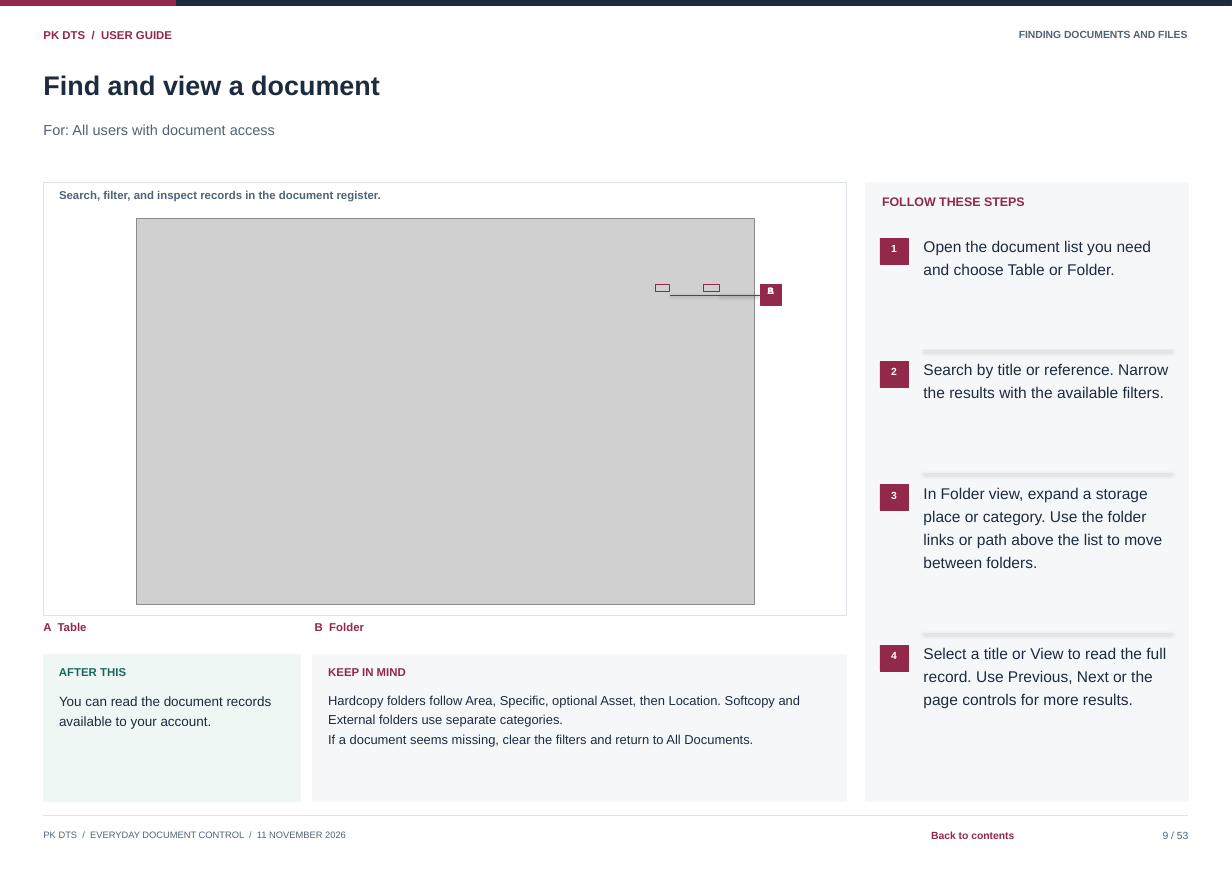
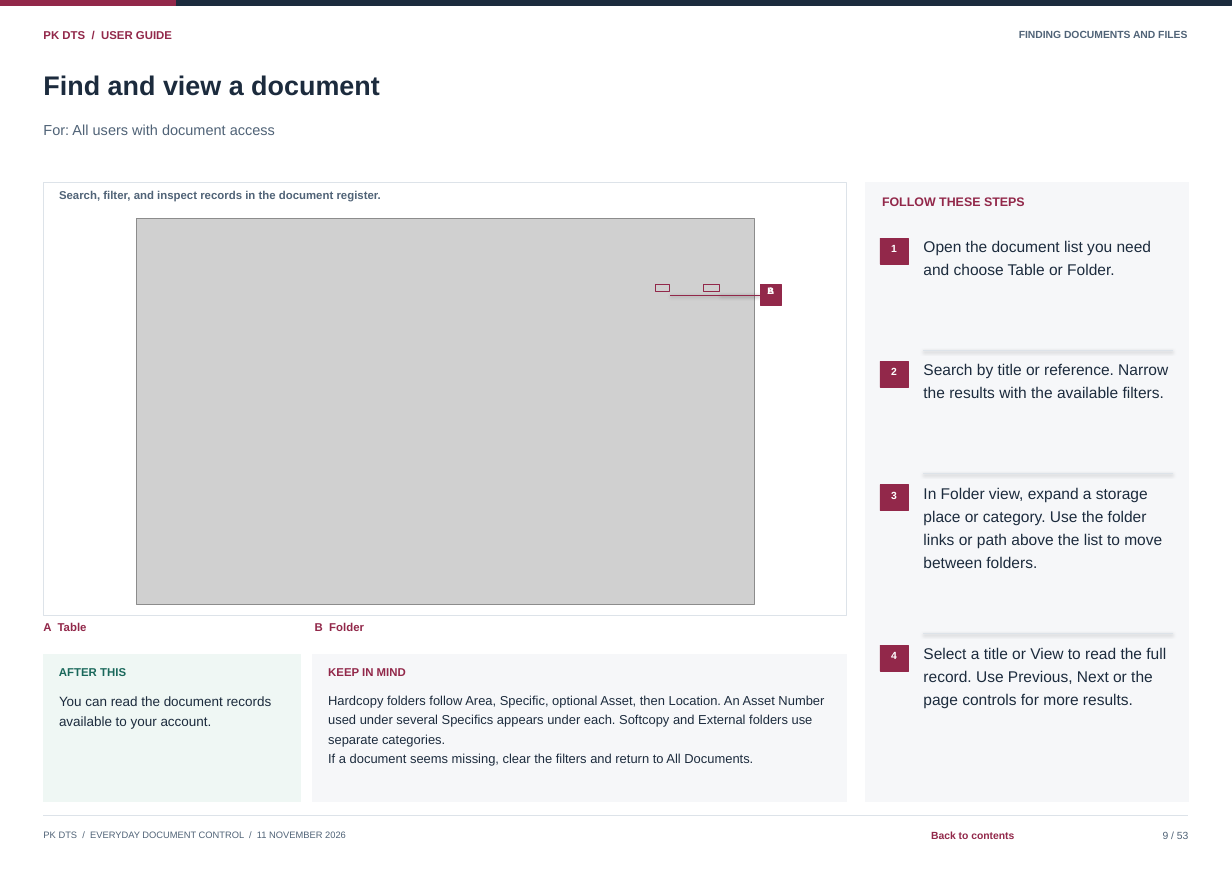
Before and after one commit to curib123/pk_document_tracking_system, a slide deck: slide 9 of docs/system-documentation/PK_DTS_User_Guide.pptx. Drawn at 1232x872 pixels with LibreOffice and Linux fonts; fonts in the diff are those of the drawing; grey boxes stand for pictures. Boxes give left, top, right and bottom in pixels: in the first picture for what was removed or moved away, otherwise in the second. Text is boxed around its words. In the diff, an @@ line names an element or a change of style, - is before the commit and + after.

Commit message:
add pan and zooms in out in fullscreen softcopy and update documents

```diff
--- a/docs/system-documentation/PK_DTS_User_Guide.pptx
+++ b/docs/system-documentation/PK_DTS_User_Guide.pptx
@@ text at (328,695,824,708): text changed @@
-Hardcopy folders follow Area, Specific, optional Asset, then Location. Softcopy and
+Hardcopy folders follow Area, Specific, optional Asset, then Location. An Asset Number
@@ text at (328,714,813,727): text changed @@
-External folders use separate categories.
+used under several Specifics appears under each. Softcopy and External folders use
@@ text added at (328,734,445,746), 12.5 pt, text #1C2B3D @@
+separate categories.
@@ text "If a document seems missing, ...": place and size @@
-text "If a document seems missing, ..." at (328,734,753,746)
+text "If a document seems missing, ..." at (328,753,753,765)
```
Also in this commit, not shown: 9 other slides changed, 14 other files.
